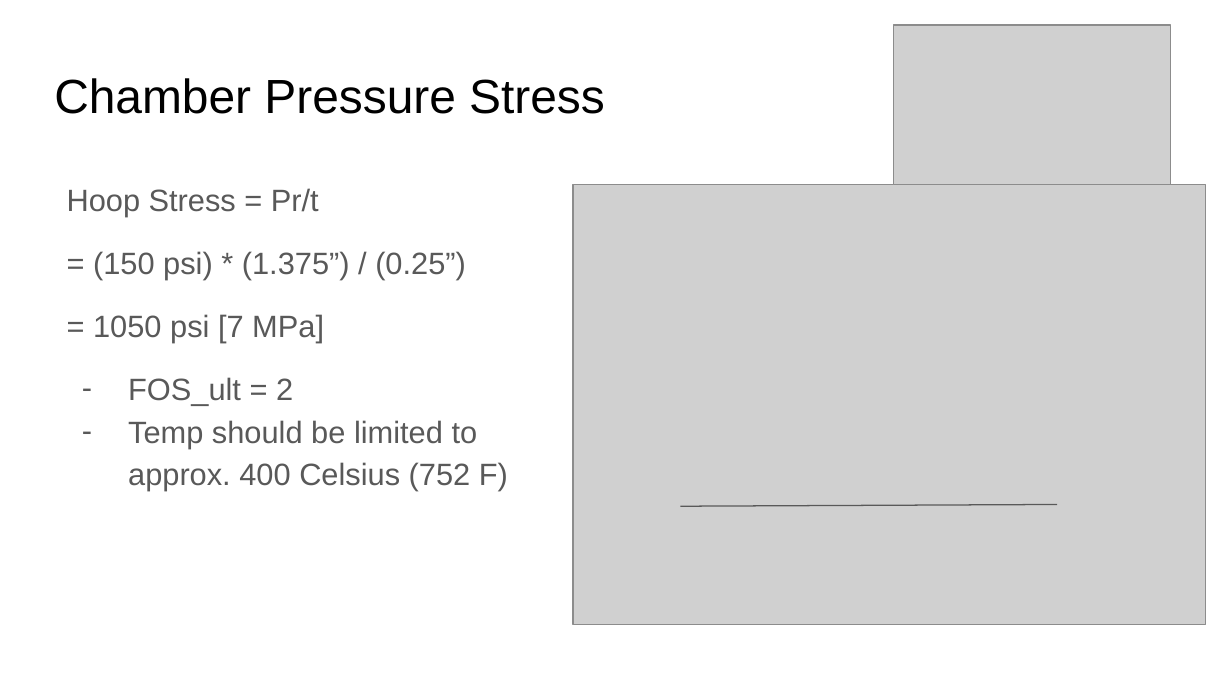
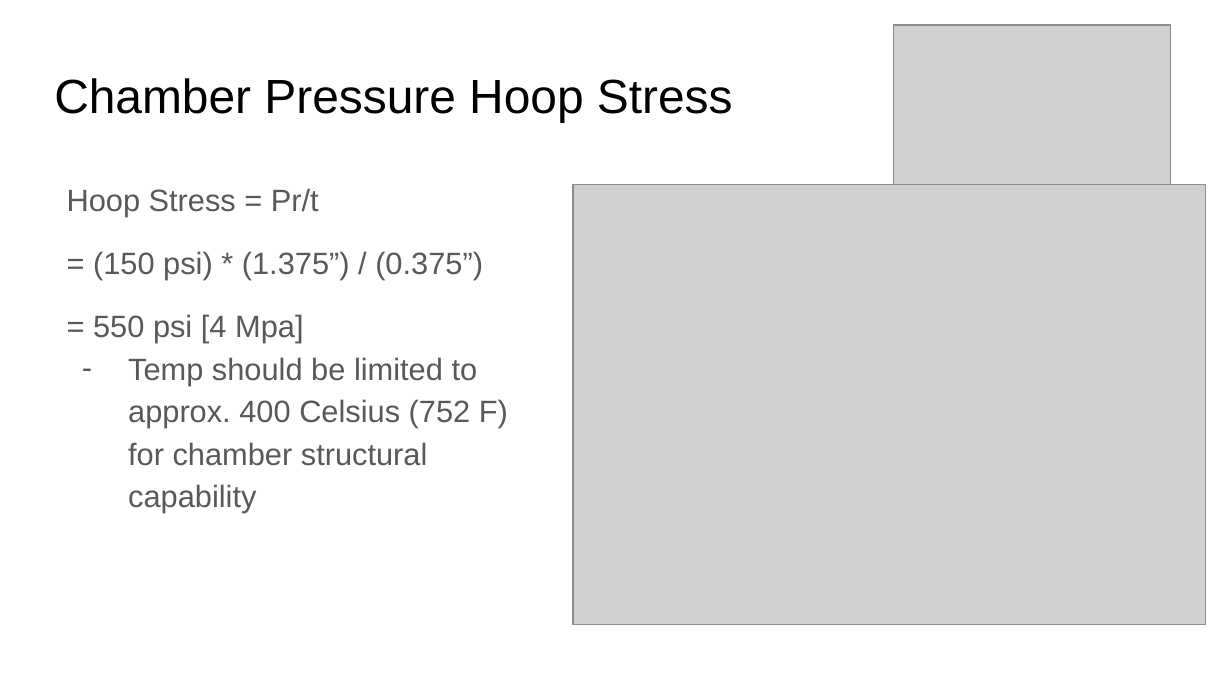
Before and after one commit to ControlSoup/Thrusty, a slide deck: slide 13 of projects/nitrious_engine/presentations/Review.odp (slide 12 before the commit). Drawn at 1232x693 pixels with LibreOffice and Linux fonts; fonts in the diff are those of the drawing; grey boxes stand for pictures. Boxes give left, top, right and bottom in pixels: in the first picture for what was removed or moved away, otherwise in the second. Text is boxed around its words. In the diff, an @@ line names an element or a change of style, - is before the commit and + after.

```diff
--- a/projects/nitrious_engine/presentations/Review.odp
+++ b/projects/nitrious_engine/presentations/Review.odp
@@ title at bbox=[54, 78, 733, 122]: text changed @@
-Chamber Pressure Stress
+Chamber Pressure Hoop Stress
@@ text at bbox=[93, 251, 508, 513]: text changed @@
-= (150 psi) * (1.375”) / (0.25”)
-= 1050 psi [7 MPa]
-– FOS_ult = 2
-– Temp should be limited to approx. 400 Celsius (752 F)
+= (150 psi) * (1.375”) / (0.375”)
+= 550 psi [4 Mpa]
+– Temp should be limited to approx. 400 Celsius (752 F) for chamber structural capability
@@ line removed from (680, 506) to (1057, 504) @@
```
Also in this commit, not shown: 1 other slide changed, 2 slides added, 1 slide removed, 1 other file.
